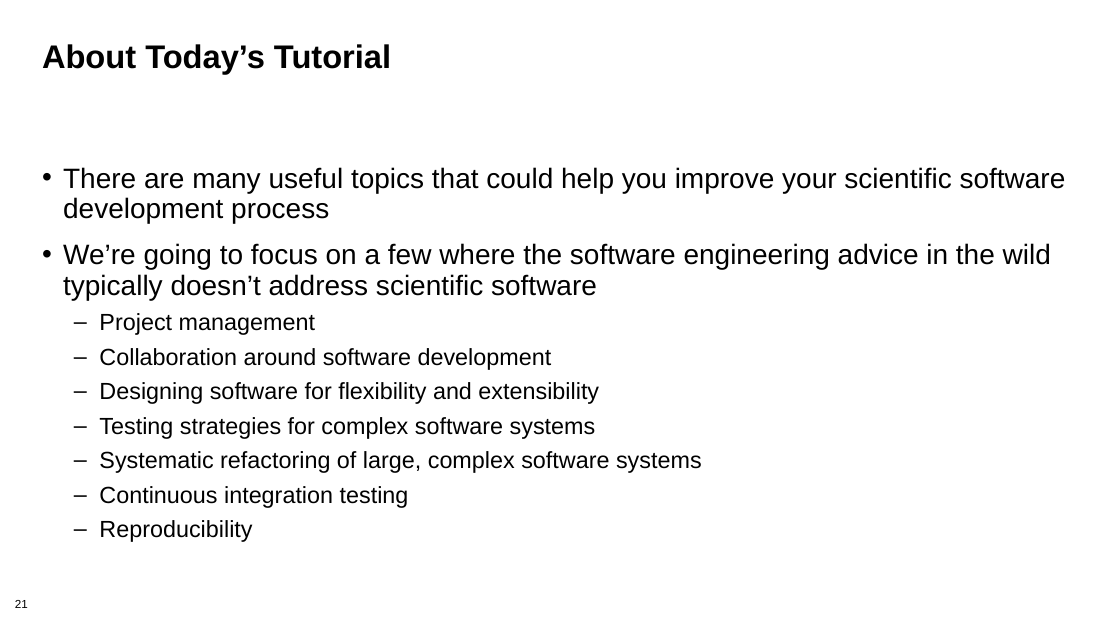
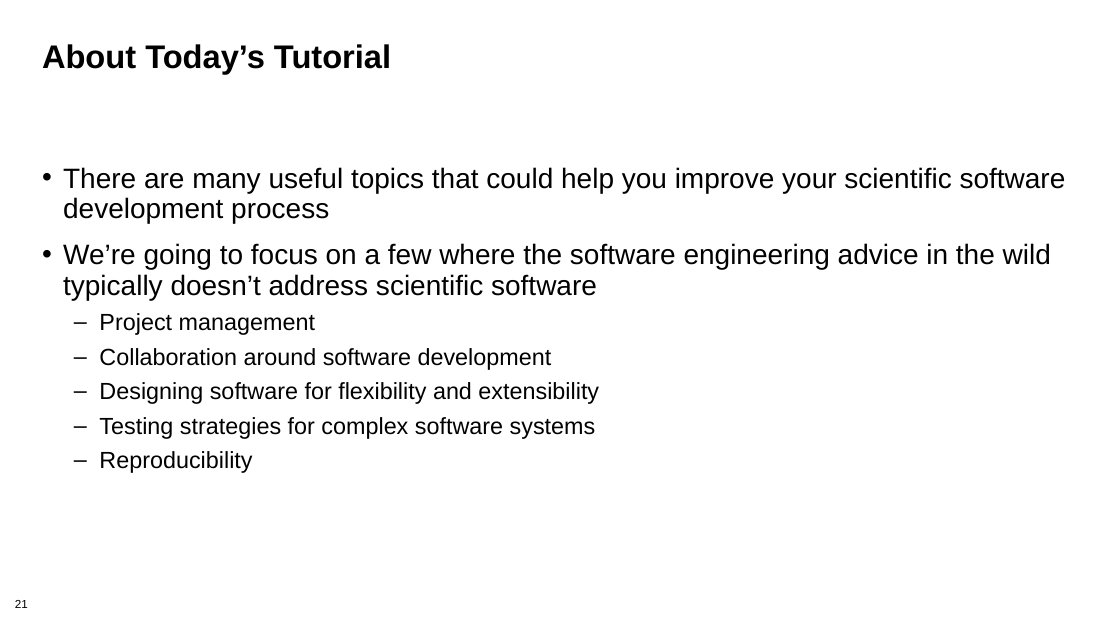
Before and after one commit to bssw-tutorial/presentations, a slide deck: slide 21 of overview.pptx. Drawn at 1120x630 pixels with LibreOffice and Linux fonts; fonts in the diff are those of the drawing; background and template pictures are left out. Boxes give left, top, right and bottom in pixels: in the first picture for what was removed or moved away, otherwise in the second. Text is boxed around its words. In the diff, an @@ line names an element or a change of style, - is before the commit and + after.

```diff
--- a/overview.pptx
+++ b/overview.pptx
@@ text at (99,451,702,508): paragraphs removed @@
-  – Systematic refactoring of large, complex software systems
-  – Continuous integration testing
```
Also in this commit, not shown: 5 other slides changed, 2 slides removed, 6 other files.
